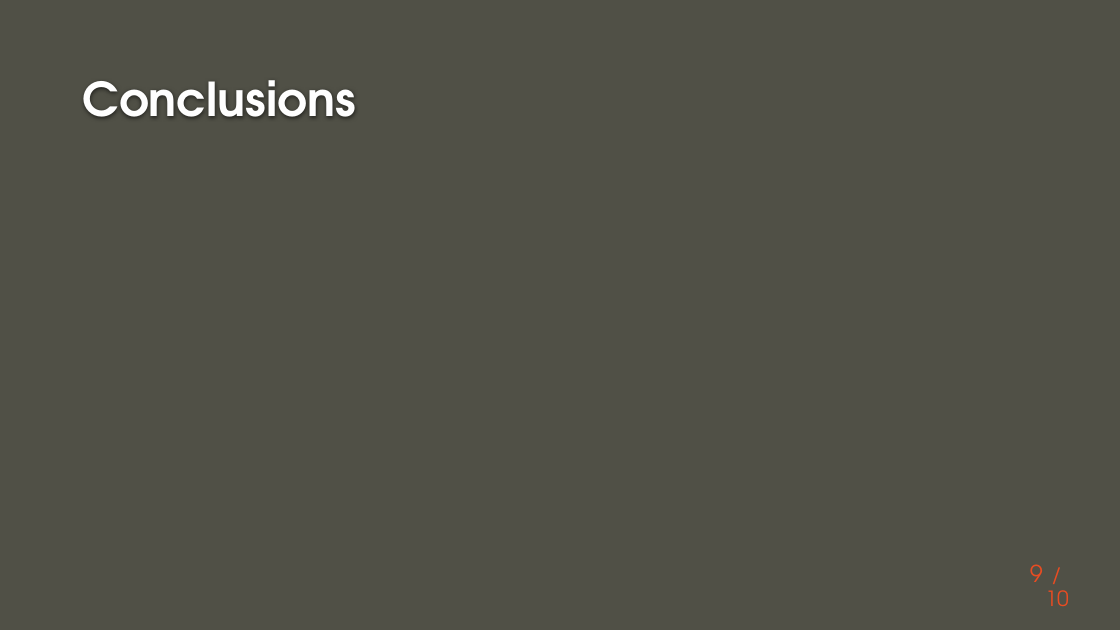
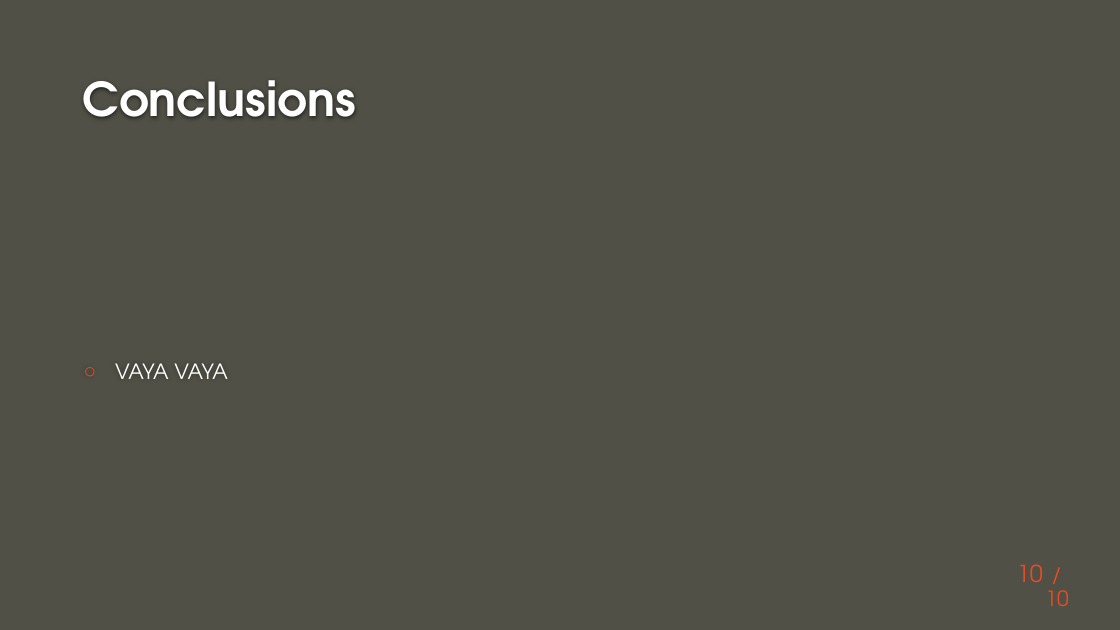
Before and after one commit to naydden/jet-engine-parametrization, a slide deck: slide 10 of ppt/Exposició.pptx (slide 9 before the commit). Drawn at 1120x630 pixels with LibreOffice and Linux fonts; fonts in the diff are those of the drawing; background and template pictures are left out. Boxes give left, top, right and bottom in pixels: in the first picture for what was removed or moved away, otherwise in the second. Text is boxed around its words. In the diff, an @@ line names an element or a change of style, - is before the commit and + after.

```diff
--- a/ppt/Exposició.pptx
+++ b/ppt/Exposició.pptx
@@ text added at [115,363,228,379], 18 pt, text #FFFFFF @@
+○ VAYA VAYA
@@ page number at [1045,590,1068,606]: text changed @@
-9
+10
```
Also in this commit, not shown: 3 other slides changed, 5 slides added, 4 slides removed, 2 other files.
